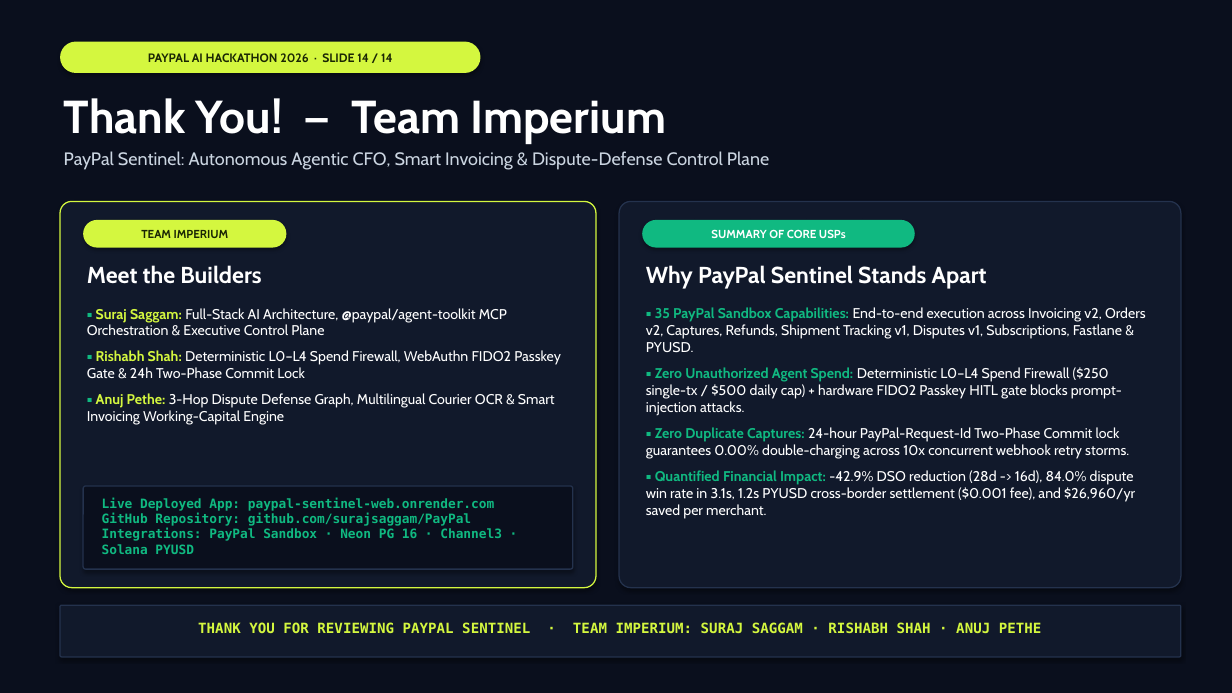
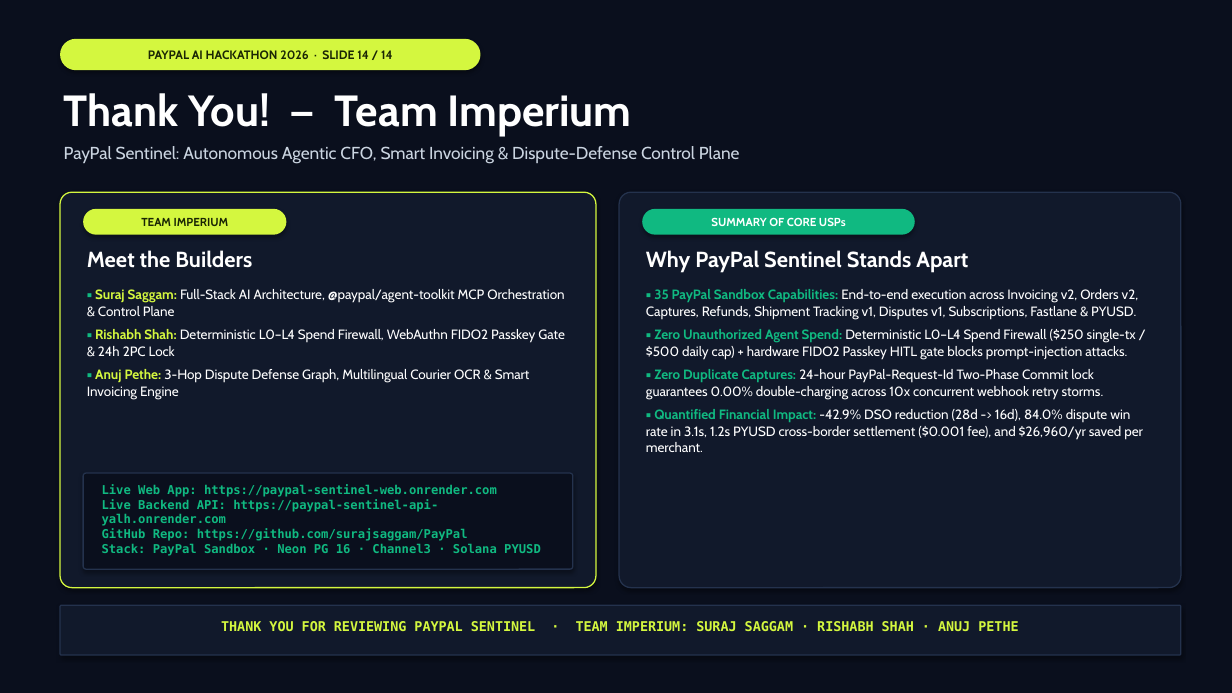
Before and after one commit to surajsaggam/PayPal, a slide deck: slide 14 of deliverables/presentation/PayPal-Sentinel-Executive-Deck.pptx. Drawn at 1232x693 pixels with LibreOffice and Linux fonts; fonts in the diff are those of the drawing. Boxes give left, top, right and bottom in pixels: in the first picture for what was removed or moved away, otherwise in the second. Text is boxed around its words. In the diff, an @@ line names an element or a change of style, - is before the commit and + after.

Commit message:
feat(ppt): fix all slide text overlaps, add flow strips & comparison/ROI tables, export PDF

```diff
--- a/deliverables/presentation/PayPal-Sentinel-Executive-Deck.pptx
+++ b/deliverables/presentation/PayPal-Sentinel-Executive-Deck.pptx
@@ text "Thank You! — Team Imperium" at (64,93,632,137): size 36 to 34 pt @@
@@ text "PayPal Sentinel: Autonomous Agentic CFO, ..." at (64,146,740,164): size 14 to 13.5 pt @@
@@ rounded rectangle: place and size @@
-rounded rectangle at (60,201,596,588)
+rounded rectangle at (60,192,596,588)
@@ rounded rectangle "TEAM IMPERIUM": place and size @@
-rounded rectangle "TEAM IMPERIUM" at (83,220,287,248)
+rounded rectangle "TEAM IMPERIUM" at (83,209,287,235)
@@ rounded rectangle: place and size @@
-rounded rectangle at (619,201,1181,588)
+rounded rectangle at (619,192,1181,588)
@@ rounded rectangle "SUMMARY OF CORE USPs": place and size @@
-rounded rectangle "SUMMARY OF CORE USPs" at (642,220,915,248)
+rounded rectangle "SUMMARY OF CORE USPs" at (642,209,915,235)
@@ text "Meet the Builders": place and size @@
-text "Meet the Builders" at (87,265,261,284)
+text "Meet the Builders" at (87,250,252,268)
@@ text "Meet the Builders" at (87,250,252,268): size 18 to 17 pt @@
@@ text "Why PayPal Sentinel Stands Apart": place and size @@
-text "Why PayPal Sentinel Stands Apart" at (646,265,987,289)
+text "Why PayPal Sentinel Stands Apart" at (646,250,968,273)
@@ text "Why PayPal Sentinel Stands Apart" at (646,250,968,273): size 18 to 17 pt @@
@@ text at (87,289,565,399): text changed; size 11 to 10.5 pt @@
-▪ Suraj Saggam: Full-Stack AI Architecture, @paypal/agent-toolkit MCP Orchestration & Executive Control Plane
-▪ Rishabh Shah: Deterministic L0–L4 Spend Firewall, WebAuthn FIDO2 Passkey Gate & 24h Two-Phase Commit Lock
-▪ Anuj Pethe: 3-Hop Dispute Defense Graph, Multilingual Courier OCR & Smart Invoicing Working-Capital Engine
+▪ Suraj Saggam: Full-Stack AI Architecture, @paypal/agent-toolkit MCP Orchestration & Control Plane
+▪ Rishabh Shah: Deterministic L0–L4 Spend Firewall, WebAuthn FIDO2 Passkey Gate & 24h 2PC Lock
+▪ Anuj Pethe: 3-Hop Dispute Defense Graph, Multilingual Courier OCR & Smart Invoicing Engine
@@ text "▪ 35 PayPal Sandbox Capabilities: ...": place and size @@
-text "▪ 35 PayPal Sandbox Capabilities: ..." at (646,307,1146,519)
+text "▪ 35 PayPal Sandbox Capabilities: ..." at (646,289,1143,452)
@@ text "▪ 35 PayPal Sandbox Capabilities: ..." at (646,289,1143,452): size 11 to 10.5 pt; less space between paragraphs @@
@@ rounded rectangle: place and size @@
-rounded rectangle at (83,486,573,569)
+rounded rectangle at (83,473,573,569)
@@ text at (102,484,541,556): text changed; size 10 to 9.5 pt @@
-Live Deployed App: paypal-sentinel-web.onrender.com
-GitHub Repository: github.com/surajsaggam/PayPal
-Integrations: PayPal Sandbox · Neon PG 16 · Channel3 · Solana PYUSD
+Live Web App: https://paypal-sentinel-web.onrender.com
+Live Backend API: https://paypal-sentinel-api-yalh.onrender.com
+GitHub Repo: https://github.com/surajsaggam/PayPal
+Stack: PayPal Sandbox · Neon PG 16 · Channel3 · Solana PYUSD
@@ text "THANK YOU FOR REVIEWING PAYPAL ..." at (221,621,1018,631): size 11 to 10.5 pt @@
```
Also in this commit, not shown: 13 other slides changed, 4 other files.
